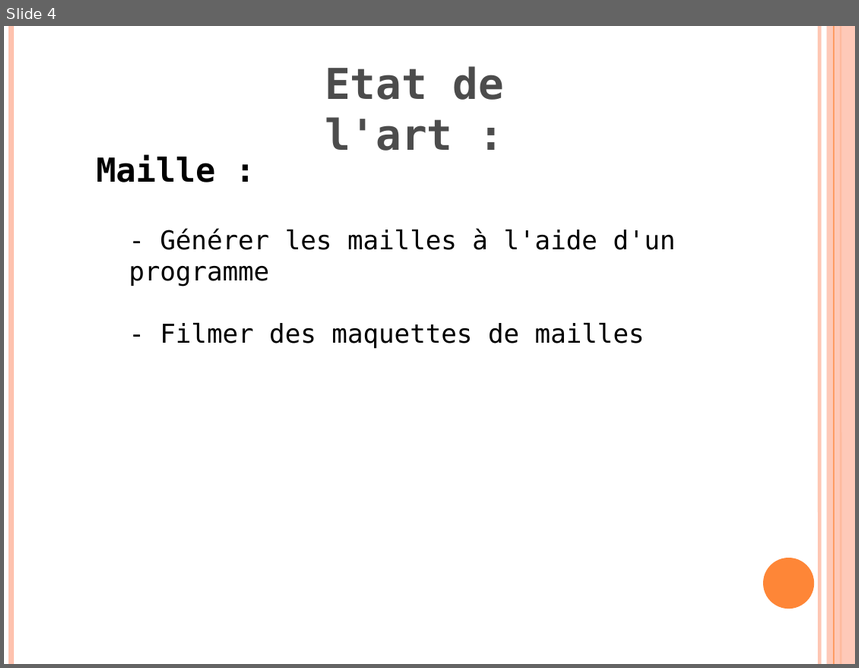
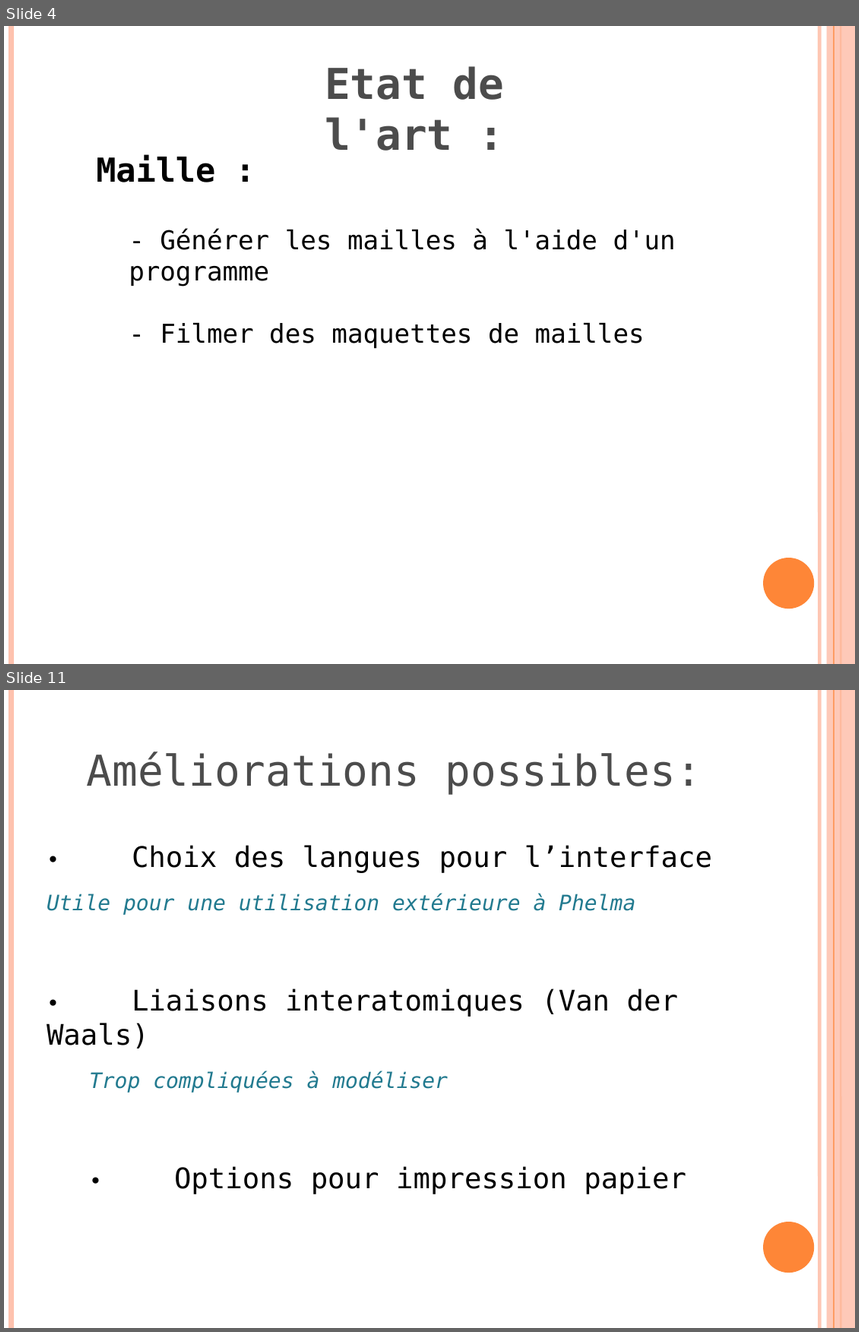
Before and after one commit to klnkg/cristallo3d, a slide deck: presentation finalegwen - ajout guillaume.odp. Shown one above the other, each under a label of ours: slide 4 before the commit, slides 4 and 11 after it; the slides between them are not shown. The pictures are 859x668 and 859x1332 pixels, drawn with LibreOffice and Linux fonts; fonts in the diff are those of the drawing. Boxes give left, top, right and bottom in pixels: in the first picture for what was removed or moved away, otherwise in the second. Text is boxed around its words. In the diff, an @@ line names an element or a change of style, - is before the commit and + after.

```diff
--- a/presentation finalegwen - ajout guillaume.odp
+++ b/presentation finalegwen - ajout guillaume.odp
@@ slide 11 added at [4, 690, 855, 1328], background #FFFFFF; not listed: 6 template elements that a slide beside it also shows @@
@@ title added at [87, 752, 702, 794], 36 pt, text #4C4C4C @@
+Améliorations possibles:
@@ text added at [47, 845, 712, 1195], 24 pt, text #000000 @@
+• Choix des langues pour l’interface
+Utile pour une utilisation extérieure à Phelma
+• Liaisons interatomiques (Van der Waals)
+Trop compliquées à modéliser
+• Options pour impression papier
```
Also in this commit, not shown: 3 slides changed, 4 other slides added, 3 slides removed.
